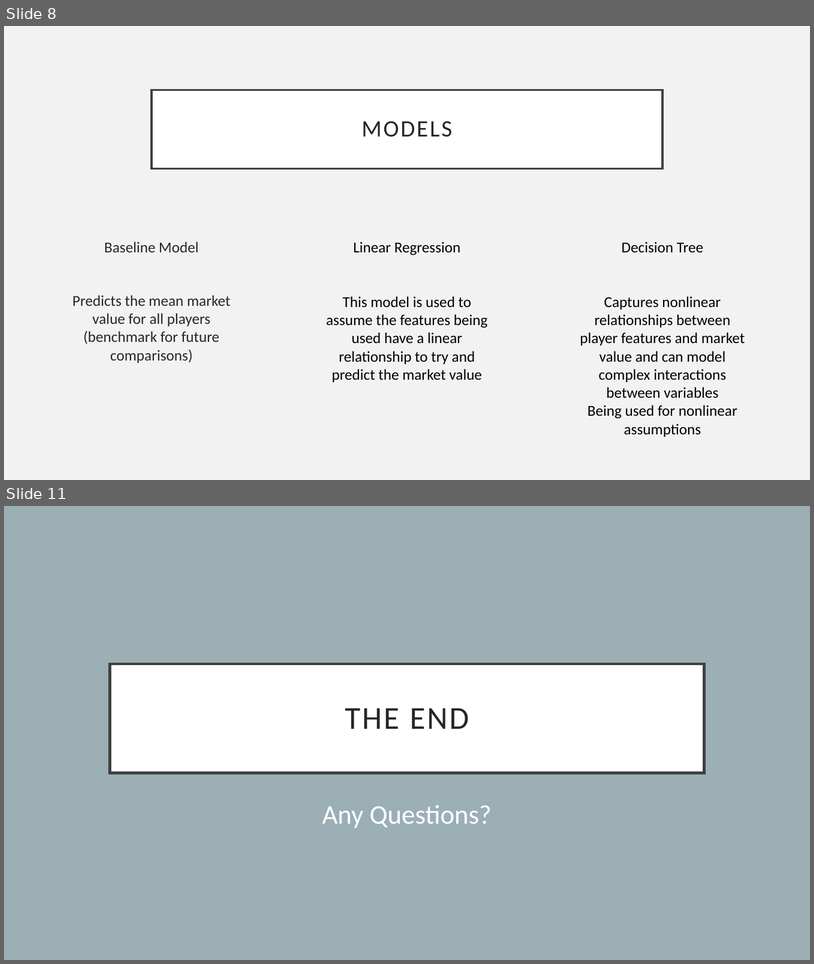
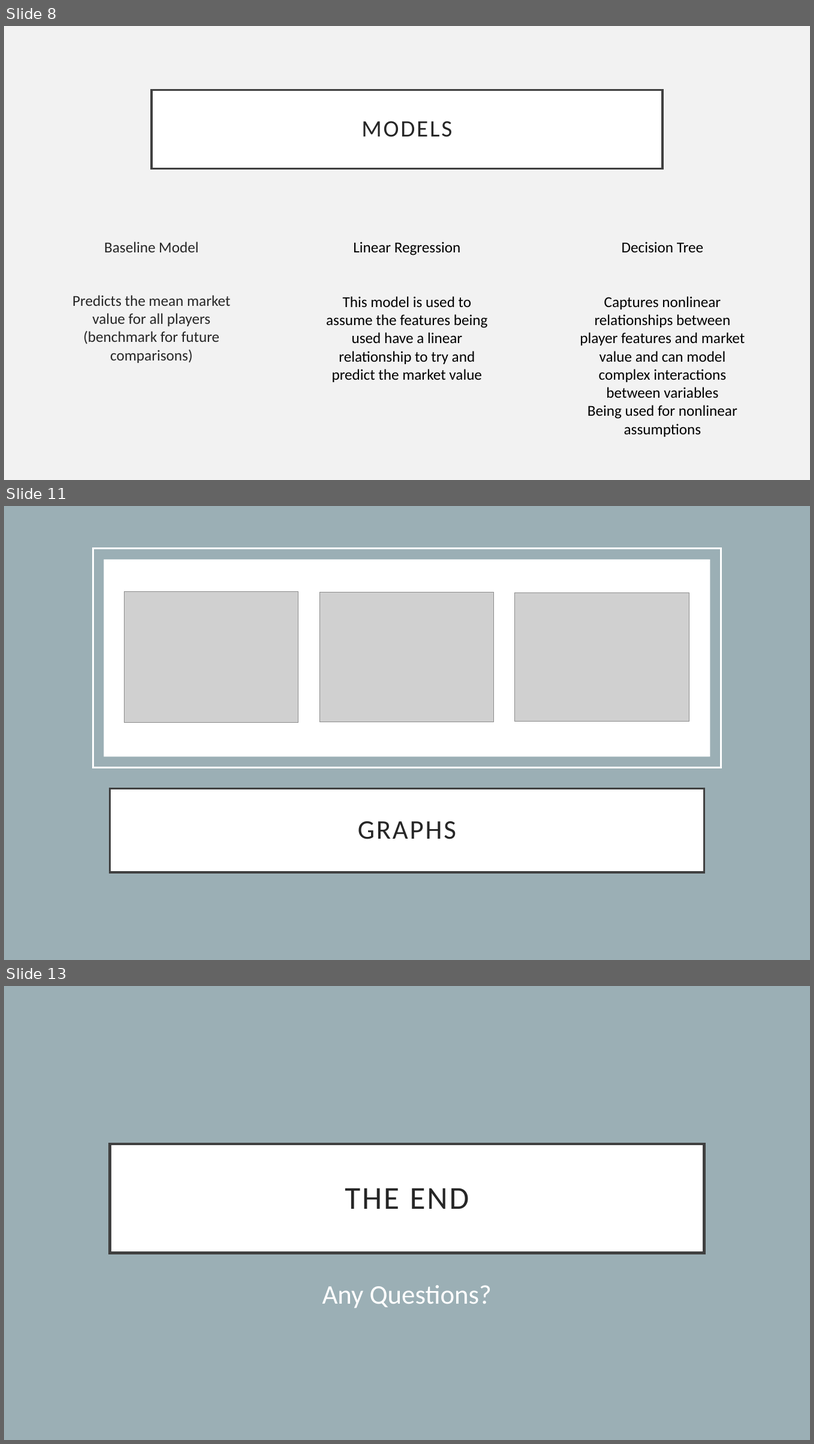
Before and after one commit to uaayub/MarketValuesSoccer, a slide deck: CSC382 Project Presentation.pptx. Shown one above the other, each under a label of ours: slides 8 and 11 before the commit, slides 8, 11 and 13 after it; the slides between them are not shown. The pictures are 814x964 and 814x1444 pixels, drawn with LibreOffice and Linux fonts; fonts in the diff are those of the drawing; grey boxes stand for pictures. Boxes give left, top, right and bottom in pixels: in the first picture for what was removed or moved away, otherwise in the second. Text is boxed around its words. In the diff, an @@ line names an element or a change of style, - is before the commit and + after.

Commit message:
graphs

```diff
--- a/CSC382 Project Presentation.pptx
+++ b/CSC382 Project Presentation.pptx
@@ slide 11 added at (4, 506, 810, 960), background #9BAFB5 @@
@@ rectangle added at (93, 549, 722, 768), outline #FFFFFF 2.5 pt @@
@@ rectangle added at (104, 559, 711, 756), fill #FFFFFF @@
@@ picture added at (125, 591, 299, 723) @@
@@ picture added at (320, 592, 494, 722) @@
@@ picture added at (515, 593, 689, 721) @@
@@ title added at (110, 789, 705, 872), fill #FFFFFF, outline #404040 2.5 pt, 32 pt, text #262626 @@
+GRAPHS
@@ what was slide 11 is now slide 13 @@
```
Also in this commit, not shown: 2 slides changed, 1 other slide added, 1 other file.
